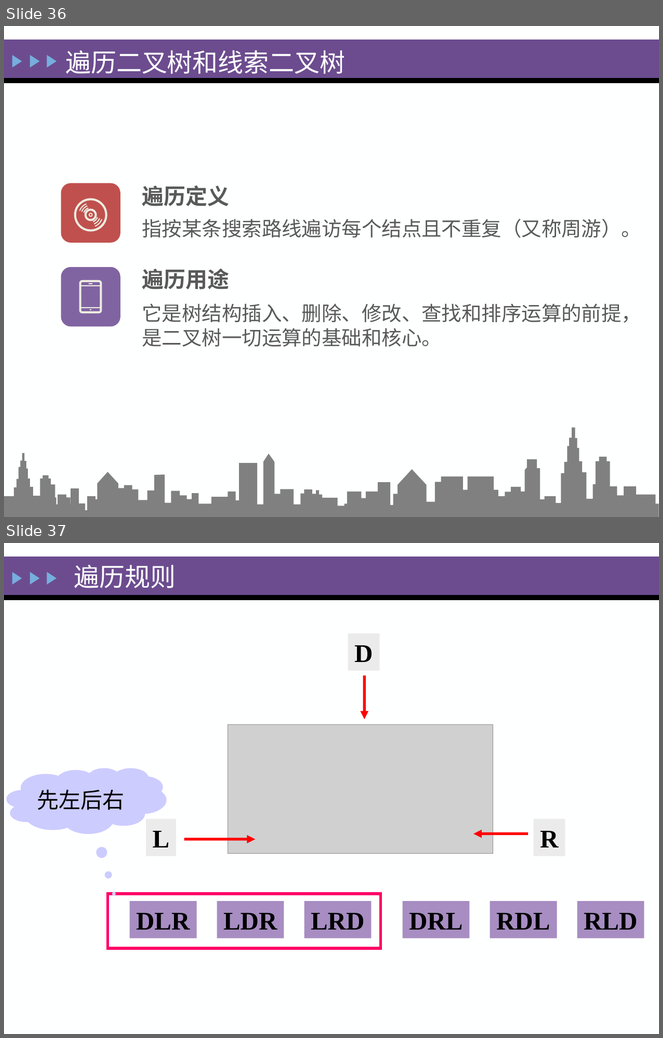
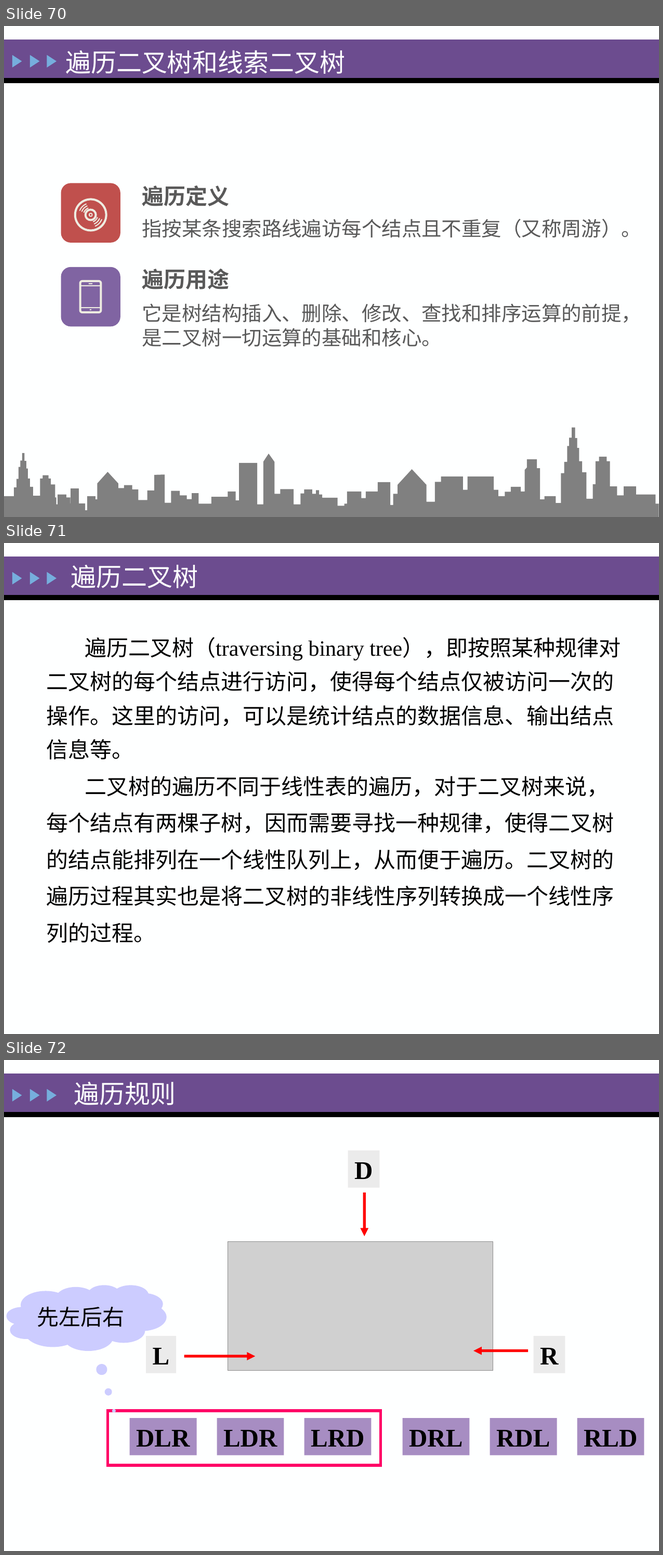
Before and after one commit to zeemeil/zeemeil.github.io, a slide deck: files/2025_1_DS/0402_DS_Tree.pptx. Shown one above the other, each under a label of ours: slides 36 and 37 before the commit, slides 70, 71 and 72 after it. The pictures are 663x1038 and 663x1555 pixels, drawn with LibreOffice and Linux fonts; fonts in the diff are those of the drawing; grey boxes stand for pictures. Boxes give left, top, right and bottom in pixels: in the first picture for what was removed or moved away, otherwise in the second. Text is boxed around its words. In the diff, an @@ line names an element or a change of style, - is before the commit and + after.

```diff
--- a/files/2025_1_DS/0402_DS_Tree.pptx
+++ b/files/2025_1_DS/0402_DS_Tree.pptx
@@ slide 71 added at bbox=[4, 543, 659, 1034], background #FEFFFF; not listed: 5 template elements that a slide beside it also shows @@
@@ title added at bbox=[71, 565, 198, 588], 28 pt, text #FEFFFF @@
+遍历二叉树
@@ text added at bbox=[46, 637, 621, 943], 24 pt, text #000000 @@
+遍历二叉树（traversing binary tree），即按照某种规律对二叉树的每个结点进行访问，使得每个结点仅被访问一次的操作。这里的访问，可以是统计结点的数据信息、输出结点信息等。
+二叉树的遍历不同于线性表的遍历，对于二叉树来说，每个结点有两棵子树，因而需要寻找一种规律，使得二叉树的结点能排列在一个线性队列上，从而便于遍历。二叉树的遍历过程其实也是将二叉树的非线性序列转换成一个线性序列的过程。
@@ what was slide 36 is now slide 70 @@
@@ what was slide 37 is now slide 72 @@
```
Also in this commit, not shown: 2 slides changed, 37 other slides added, 7 other files.
